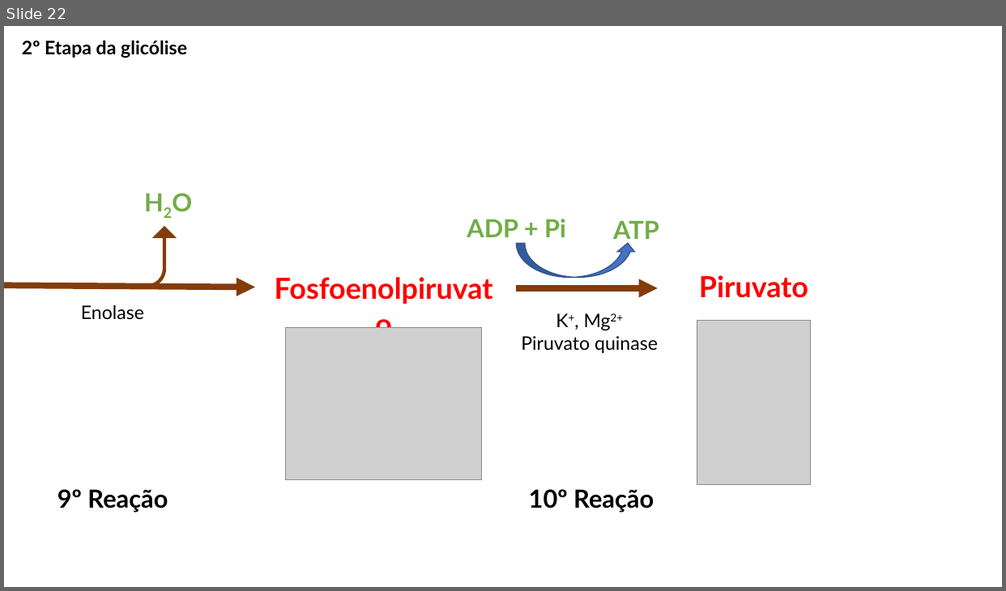
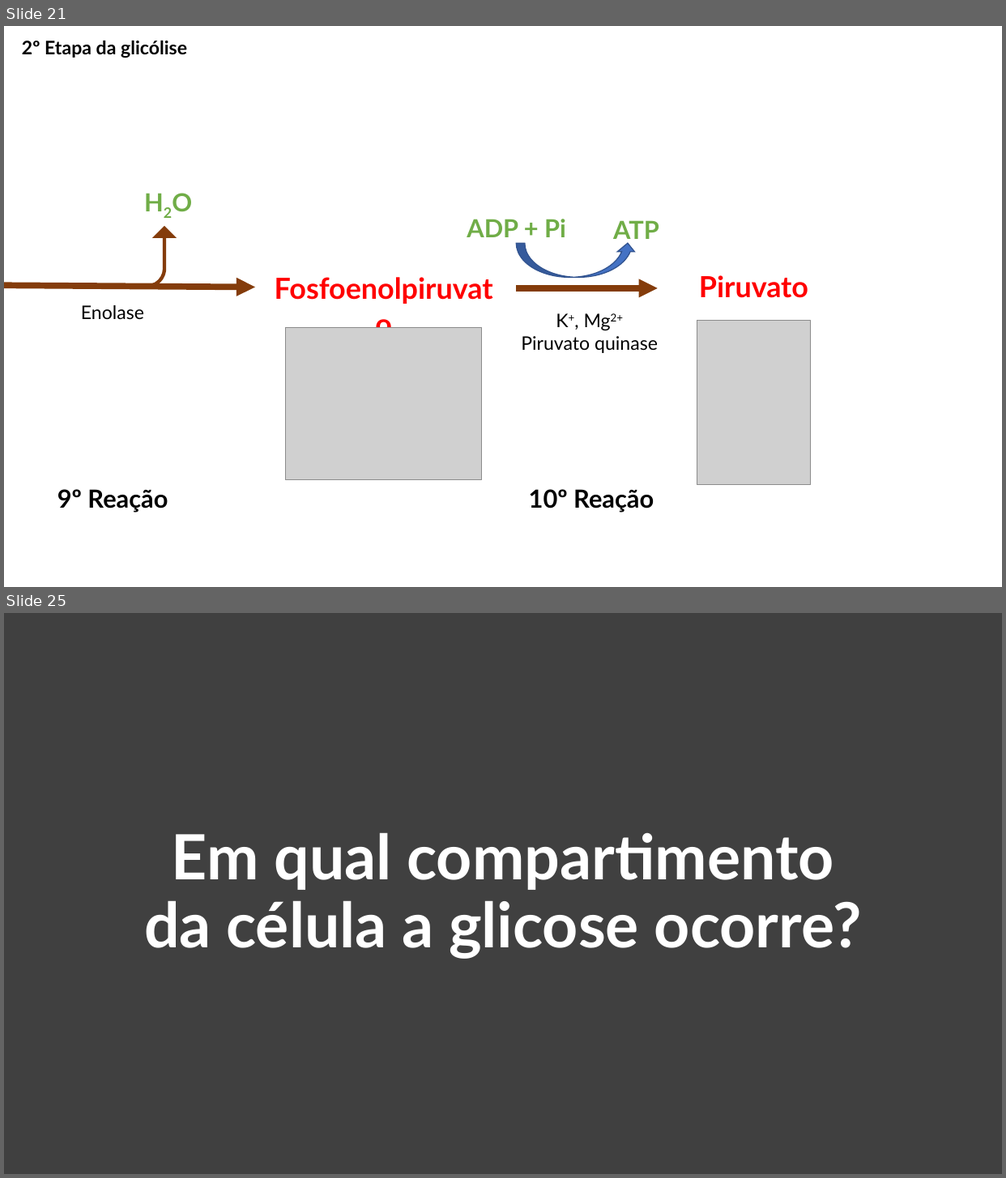
Before and after one commit to daniloasdotcom/Bioquimica-com-Danilo, a slide deck: assets/aulas/glicolise.pptx. Shown one above the other, each under a label of ours: slide 22 before the commit, slides 21 and 25 after it; the slides between them are not shown. The pictures are 1006x591 and 1006x1178 pixels, drawn with LibreOffice and Linux fonts; fonts in the diff are those of the drawing; grey boxes stand for pictures. Boxes give left, top, right and bottom in pixels: in the first picture for what was removed or moved away, otherwise in the second. Text is boxed around its words. In the diff, an @@ line names an element or a change of style, - is before the commit and + after.

```diff
--- a/assets/aulas/glicolise.pptx
+++ b/assets/aulas/glicolise.pptx
@@ slide 25 added at (x1=4, y1=613, x2=1002, y2=1174), background #404040 @@
@@ title added at (x1=144, y1=833, x2=862, y2=958), 60 pt, text #FFFFFF, bold @@
+Em qual compartimento da célula a glicose ocorre?
@@ what was slide 22 is now slide 21 @@
```
Also in this commit, not shown: 11 slides changed, 3 other slides added, 2 slides removed, 3 other files.
